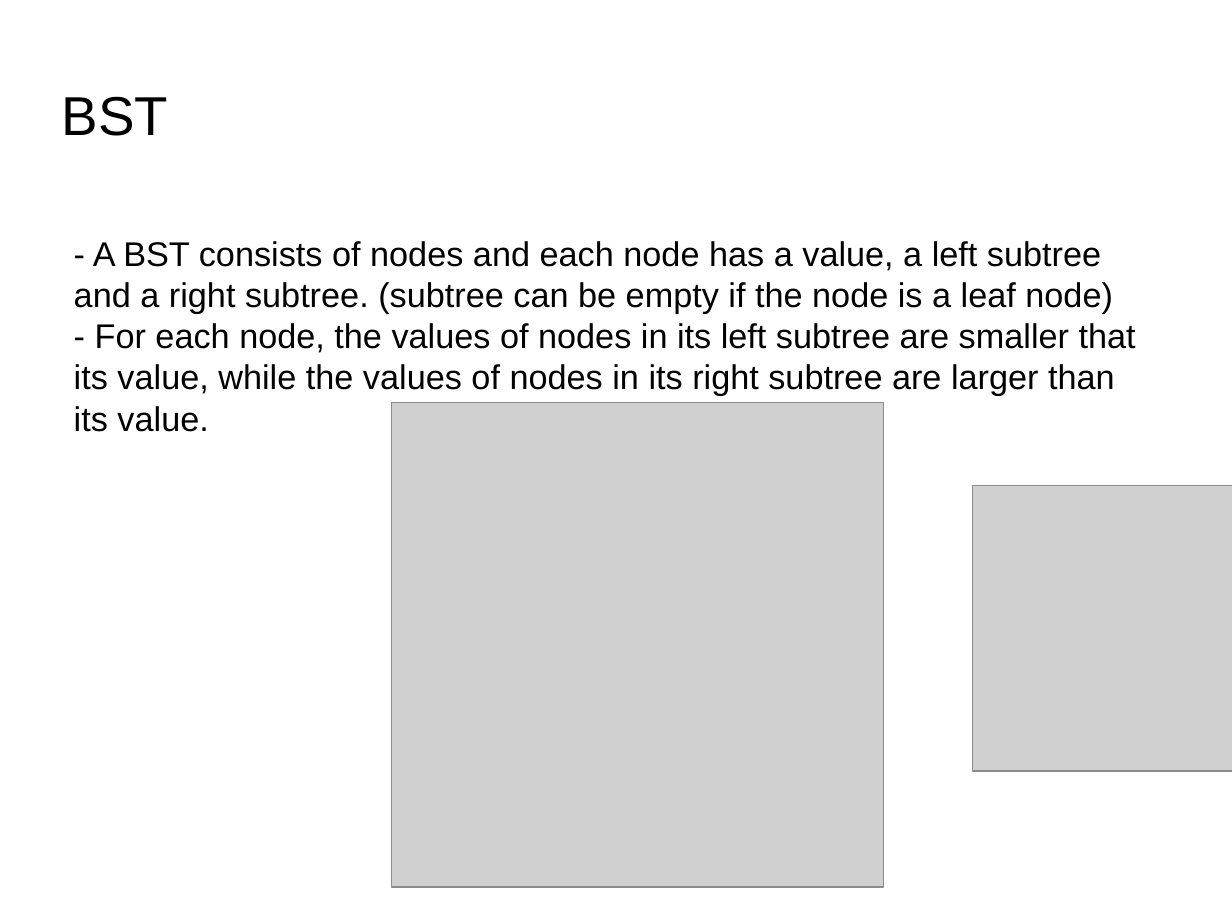
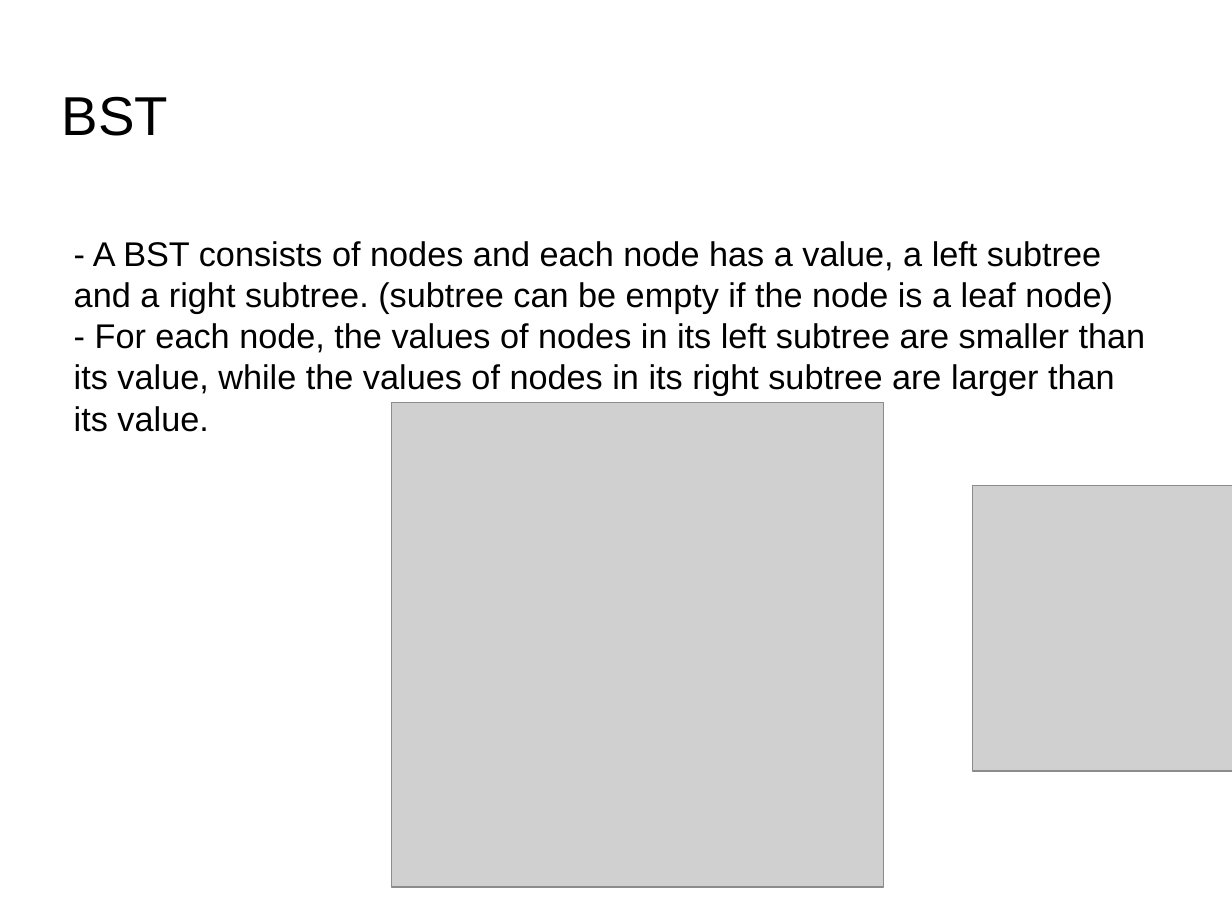
Before and after one commit to IouJenLiu/ece220_lab, a slide deck: slide 2 of lab11.pptx. Drawn at 1232x924 pixels with LibreOffice and Linux fonts; fonts in the diff are those of the drawing; grey boxes stand for pictures. Boxes give left, top, right and bottom in pixels: in the first picture for what was removed or moved away, otherwise in the second. Text is boxed around its words. In the diff, an @@ line names an element or a change of style, - is before the commit and + after.

```diff
--- a/lab11.pptx
+++ b/lab11.pptx
@@ text at (74, 323, 1146, 432): text changed @@
-- For each node, the values of nodes in its left subtree are smaller that its value, while the values of nodes in its right subtree are larger than its value.
+- For each node, the values of nodes in its left subtree are smaller than its value, while the values of nodes in its right subtree are larger than its value.
```
Also in this commit, not shown: 2 other slides changed, 5 other files.
